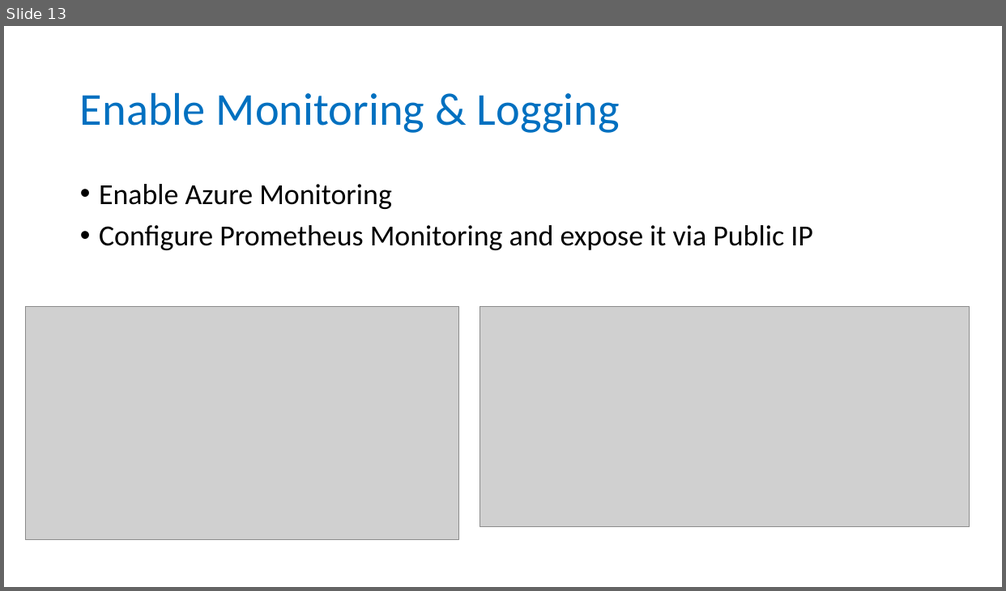
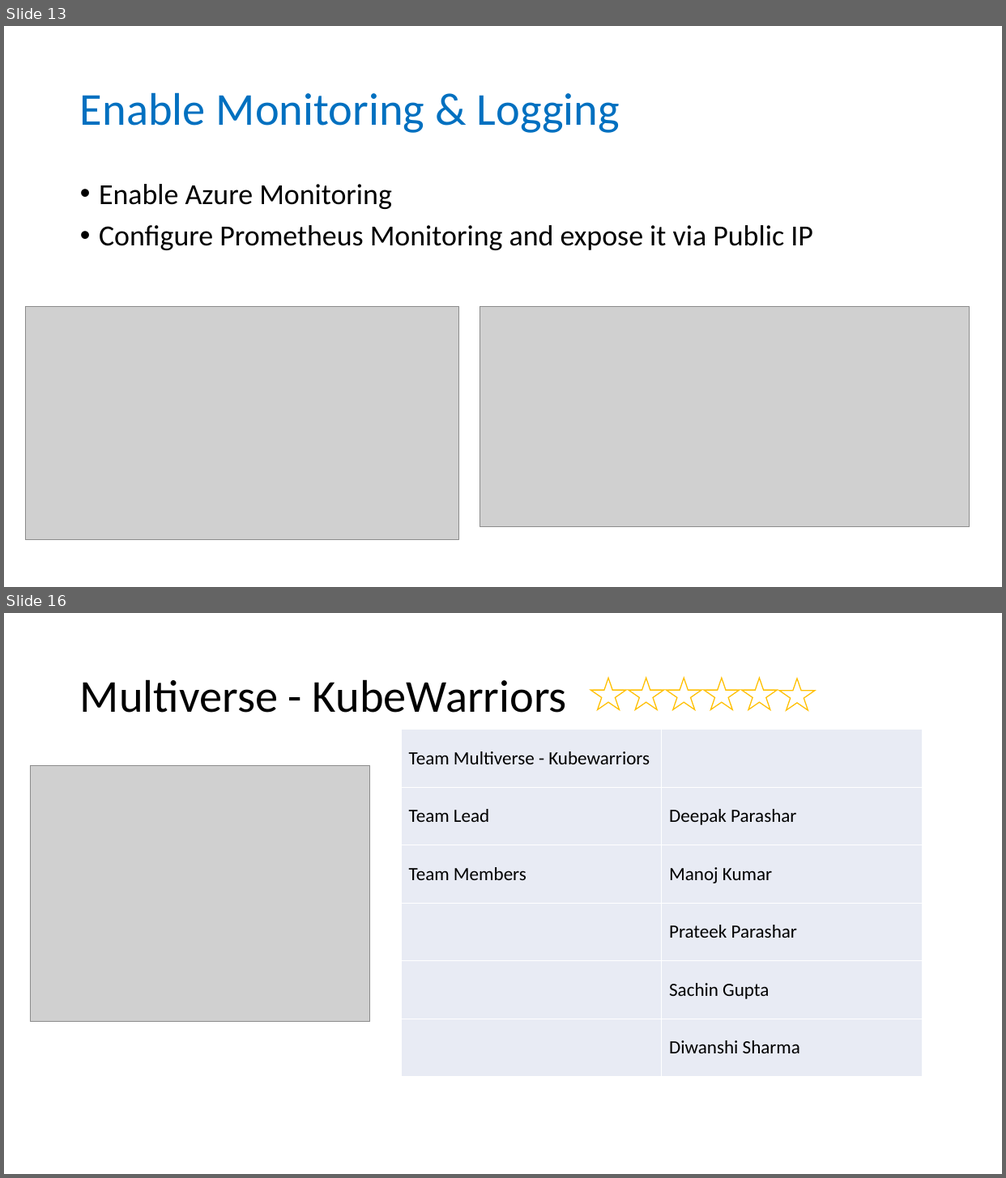
Before and after one commit to sumitkute/kubehack, a slide deck: assets/instructions/Azure Kubernetes Service HACKATON.pptx. Shown one above the other, each under a label of ours: slide 13 before the commit, slides 13 and 16 after it; the slides between them are not shown. The pictures are 1006x591 and 1006x1178 pixels, drawn with LibreOffice and Linux fonts; fonts in the diff are those of the drawing; grey boxes stand for pictures. Boxes give left, top, right and bottom in pixels: in the first picture for what was removed or moved away, otherwise in the second. Text is boxed around its words. In the diff, an @@ line names an element or a change of style, - is before the commit and + after.

```diff
--- a/assets/instructions/Azure Kubernetes Service HACKATON.pptx
+++ b/assets/instructions/Azure Kubernetes Service HACKATON.pptx
@@ slide 16 added at (x1=4, y1=613, x2=1002, y2=1174), background #FFFFFF @@
@@ title added at (x1=80, y1=679, x2=567, y2=713), 44 pt, text #000000 @@
+Multiverse - KubeWarriors
@@ group added at (x1=591, y1=678, x2=815, y2=710): 6 stars @@
@@ table added at (x1=402, y1=729, x2=923, y2=1076), 6 rows, 2 columns @@
+Team Multiverse - Kubewarriors | 
+Team Lead | Deepak Parashar
+Team Members | Manoj Kumar
+ | Prateek Parashar
+ | Sachin Gupta
+ | Diwanshi Sharma
@@ picture added at (x1=30, y1=766, x2=369, y2=1023) @@
```
Also in this commit, not shown: 2 slides changed, 8 other slides added, 3 other files.
